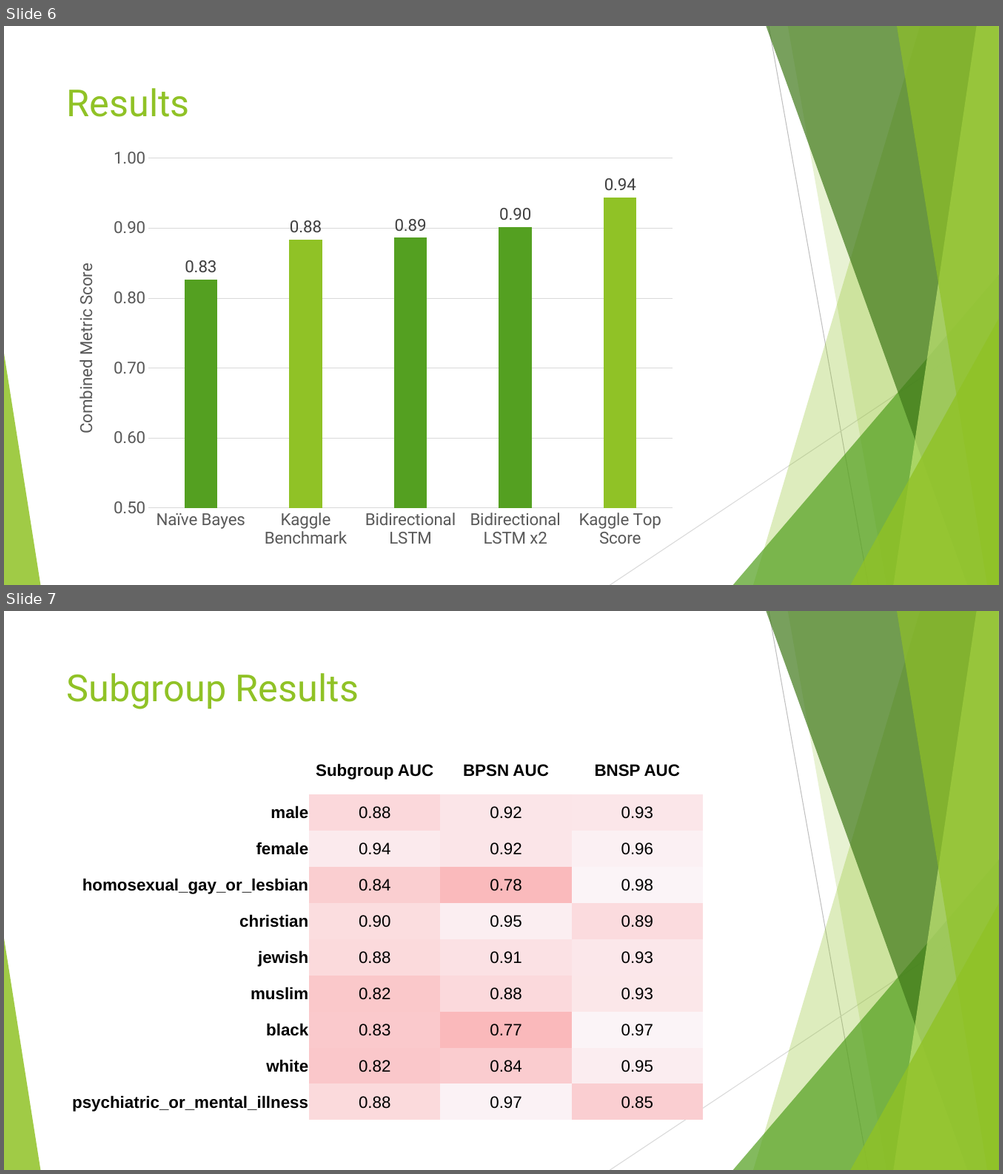
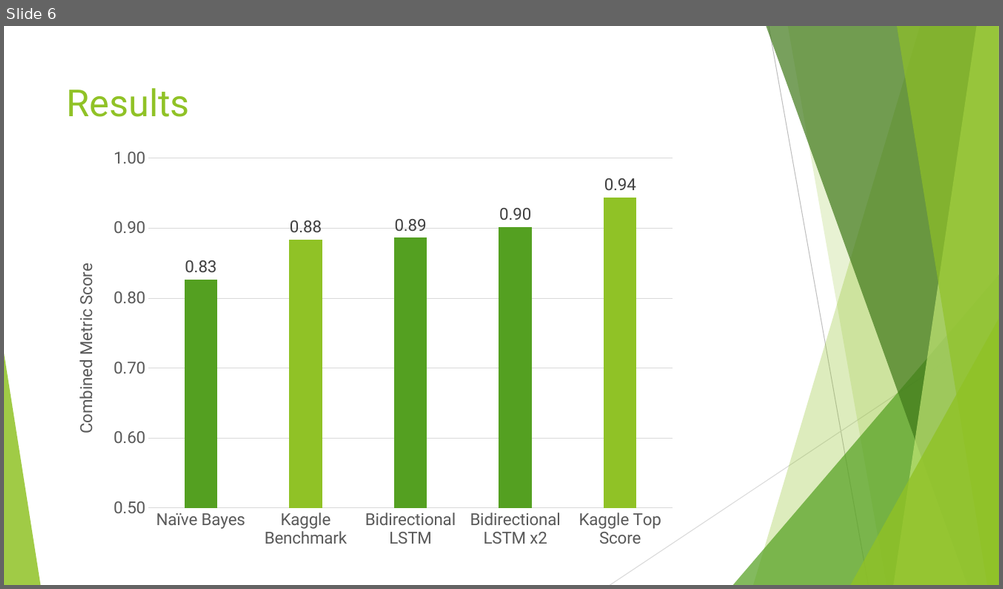
Before and after one commit to DavidBraslow/dsc-5-capstone-project-online-ds-sp-000, a slide deck: presentation.pptx. Shown one above the other, each under a label of ours: slides 6 and 7 before the commit, slide 6 after it. The pictures are 1003x1174 and 1003x589 pixels, drawn with LibreOffice and Linux fonts; fonts in the diff are those of the drawing. Boxes give left, top, right and bottom in pixels: in the first picture for what was removed or moved away, otherwise in the second. Text is boxed around its words. In the diff, an @@ line names an element or a change of style, - is before the commit and + after.

```diff
--- a/presentation.pptx
+++ b/presentation.pptx
@@ slide 7 removed at [4, 611, 999, 1170], background #FFFFFF; not listed: 10 template elements that a slide beside it also shows @@
@@ title removed at [67, 673, 358, 709] @@
-Subgroup Results
@@ table removed at [37, 746, 703, 1121], 10 rows, 4 columns @@
- | Subgroup AUC | BPSN AUC | BNSP AUC
-male | 0.88 | 0.92 | 0.93
-female | 0.94 | 0.92 | 0.96
-homosexual_gay_or_lesbian | 0.84 | 0.78 | 0.98
-christian | 0.90 | 0.95 | 0.89
-jewish | 0.88 | 0.91 | 0.93
-muslim | 0.82 | 0.88 | 0.93
-black | 0.83 | 0.77 | 0.97
-white | 0.82 | 0.84 | 0.95
-psychiatric_or_mental_illness | 0.88 | 0.97 | 0.85
```
Also in this commit, not shown: 2 slides changed, 3 slides added, 2 other slides removed, 1 other file.
